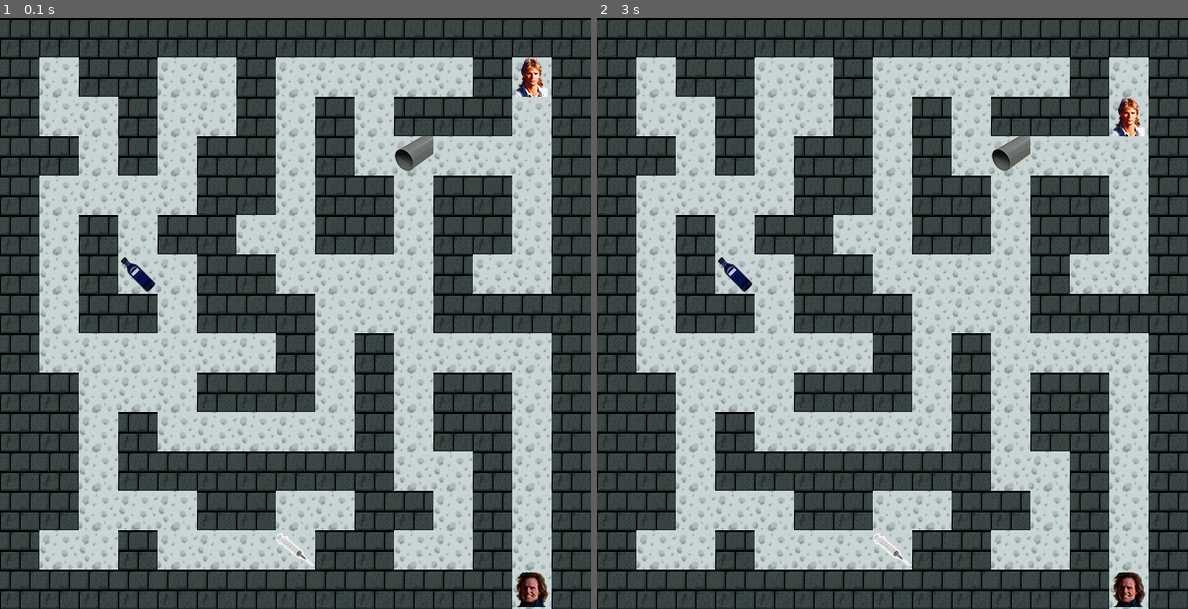
Above: before the commit, frames 1-2 (left to right).
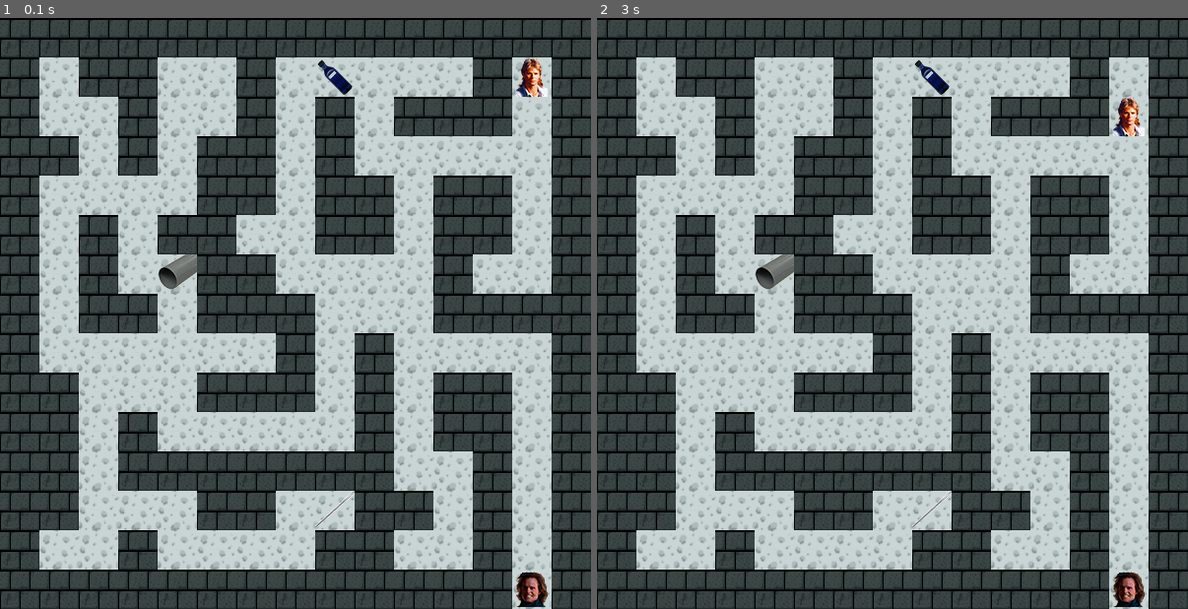
Above: after the commit, the same moments.

Repository: Adelaidee88/OCPython_projet3
Game: pygame game, started from labyrinthe.py
The game is run twice, just before and just after one commit, with the same random seed, the same clock (stepped at 60 frames per second) and the same inputs.
Inputs:
- Up to frame 1 (0.1 s): no input
- Up to frame 2 (3 s): tap Enter at 0.33 s; hold Right 0.67-1.13 s; hold Up 1.17-1.63 s; hold Left 2.17-2.7 s; hold Down from 2.73 s (still down)

The runs differ from the first frame. In frame 1, 0.9% of the frame differs, in the area x 20-74%, y 7-93%; in frame 2, 0.9%.

Commit message:
Nettoyage des fichiers inutiles, fin du jeu presque codee, ajout des ecrans de fin

Diff:
--- a/carre.py
+++ /dev/null
@@ -1,14 +0,0 @@
-class Square:
-    # self.x = -1
-    # self.y = -1
-
-    def __init__(self, x, y, name):
-        self.x = x
-        self.y = y
-        self.name = name
-
-    # def salutation(self):
-        # print("Bonjour !")
-
-    def __str__(self):
-        return str(self.x) + " " + str(self.y) + " " + str(self.name)
--- a/laby_base.py
+++ /dev/null
@@ -1,51 +0,0 @@
-import pygame, sys
-from pygame.locals import *
-
-
-
-pygame.init()
-
-windowSurface = pygame.display.set_mode((600, 600), 0, 32)
-pygame.display.set_caption('Labyrinthe')
-
-BLACK = (0, 0, 0)
-WHITE = (255, 255, 255)
-RED = (255, 0, 0)
-GREEN = (0, 255, 0)
-BLUE = (0, 0, 255)
-YELLOW = (255, 255, 0)
-
-i = 0
-while i < 600:
-    j = 0
-    while j < 600:
-        pygame.draw.rect(windowSurface, WHITE, (i, j, 40, 40))
-        pygame.draw.rect(windowSurface, BLUE, (i , j+40, 40, 40))
-        j = j + 80
-    i = i + 80
-
-i = 40
-while i < 600:
-    j = 0
-    while j < 600:
-        pygame.draw.rect(windowSurface, YELLOW, (i, j+40, 40, 40))
-        pygame.draw.rect(windowSurface, BLUE, (i, j, 40, 40))
-        j = j + 80
-    i = i + 80
-
-
-pygame.display.update()
-
-# run the game loop
-while True:
-    for event in pygame.event.get():
-        if event.type == QUIT:
-            pygame.quit()
-            sys.exit()
-
-
-# https://www.pygame.org/docs/ref/image.html
-# https://www.pygame.org/docs/ref/key.html
-# placer MacGyver, Murdock et murs sur la carte, faire que Mac puisse se déplacer avec les touches
-# bonus : vérifier les collisions donc la position de Mac et voir si avec déplacement on tombe sur mur (avec double indice
-# entre crochets)
--- a/labyrinthe.py
+++ b/labyrinthe.py
@@ -1,10 +1,11 @@
 import pygame, sys
 from pygame.locals import *
 from parse import parse
-from carre import Square
+from square import Square
 from macgyver import Macgyver
 from loot import Loot
 import random
+from murdock import Murdock
 from map import Map
 
 
@@ -24,14 +25,15 @@
 
 
 def way():
+    """Create a list of unoccupied cases"""
     way = []
     i = 0
     while i < 15:
         j = 0
         while j < 15:
             case = Square(i, j, maze[i][j])
-            valeur_case = case.name
-            if valeur_case == " ":
+            value_case = case.name
+            if value_case == " ":
                 way.append(case)
             j = j + 1
         i = i + 1
@@ -52,98 +54,163 @@
 BLUE = (0, 0, 255)
 YELLOW = (255, 255, 0)
 
-img_mur = pygame.image.load("mur.png")
-img_sol = pygame.image.load("sol.png")
+# importation des images
+img_mur = pygame.image.load("wall.png")
+img_sol = pygame.image.load("ground.png")
 img_murd = pygame.image.load("murd.png")
+img_macgyver = pygame.image.load("macg.png")
+img_needle = pygame.image.load("needle.png")
+inv_needle = pygame.image.load("needle_loot.png")
+img_tube = pygame.image.load("tube.png")
+inv_tube = pygame.image.load("tube_loot.png")
+img_ether = pygame.image.load("ether.png")
+inv_ether = pygame.image.load("ether_loot.png")
+screen_win = pygame.image.load("screen_win.png")
+screen_lose = pygame.image.load("screen_lose.png")
+
+pygame.mixer.music.load("bonk.wav")  # importation du son de collision
+
+murdock = Murdock(520, 560, "murdock") # création de l'objet Murdock
+
 
 def draw_laby():
+    """Draws the labyrinth from the list created from maze.txt"""
     i = 0
-    while i < 600:  # boucle de couleur des cases selon valeur name de maze (remplacer plus tard par une image, cf pygame.Surface.blit)
+    while i < 600:  # boucle de couleur des cases selon valeur name de maze
         j = 0
         while j < 600:
             case = Square(i // 40, j // 40, maze[i // 40][j // 40])
-            valeur_case = case.name
-
-            if valeur_case == "x":
+            value_case = case.name
+
+            if value_case == "x":
                 windowSurface.blit(img_mur, (case.x*40, case.y*40))
-            elif valeur_case == " ":
+            elif value_case == " ":
                 windowSurface.blit(img_sol, (case.x * 40, case.y * 40))
-            #elif valeur_case == "m":
-                #color = BLUE
+            elif value_case == "m":
+                windowSurface.blit(img_sol, (case.x * 40, case.y * 40))
             else:
-                windowSurface.blit(img_murd, (case.x * 40, case.y * 40))
-            #pygame.draw.rect(windowSurface, color, (i, j, 40, 40))
+                windowSurface.blit(img_murd, (murdock.x, murdock.y))
             j = j + 40
         i = i + 40
 
 
-# définir pos_macgyver depuis case avec "m" dans maze
-
-
-pos_macgyver = Macgyver (520, 40, "m")  # position directe de mac, mais pas récupérée de maze
-img_macgyver = pygame.image.load("macg.png")
-
-objets = random.sample(way(), 3)  #isoler les cases libres
-
-needle = objets[0]
-pos_needle = Loot(needle.x*40, needle.y*40, "o")
-img_needle = pygame.image.load("needle.png")
-
-tube = objets[1]
-pos_tube = Loot(tube.x*40, tube.y*40, "o")
-img_tube = pygame.image.load("tube.png")
-
-ether = objets[2]
-pos_ether = Loot(ether.x*40, ether.y*40, "o")
-img_ether = pygame.image.load("ether.png")
-
+pos_macgyver = Macgyver(520, 40, "m")  # création de l'objet MacG
+
+objets = random.sample(way(), 3)  # prend 3 positions dans la liste de cases vides créée par la fonction way()
+
+needle = objets[0]  # l'aiguille est le premier objet de la liste random
+pos_needle = Loot(needle.x*40, needle.y*40, "needle")  # création de l'objet needle
+
+tube = objets[1]  # le tube est le deuxième objet de la liste random
+pos_tube = Loot(tube.x*40, tube.y*40, "tube")  # création de l'objet tube
+
+ether = objets[2]  # l'ether est le troisième objet de la liste random
+pos_ether = Loot(ether.x*40, ether.y*40, "ether")  # création de l'objet ether
+
+win = False
+lose = False
 
 while 1:
     for event in pygame.event.get():
+
+        # déplacement
         if event.type == pygame.KEYDOWN :
             if event.key == pygame.K_LEFT:  # si flèche gauche
                 if maze[pos_macgyver.x//40 - 1][pos_macgyver.y//40] == " ":
                     pos_macgyver.x = pos_macgyver.x - 40  # se déplace vers la gauche
+                else:
+                    pygame.mixer.music.play()
             elif event.key == pygame.K_UP:  # si flèche haut
                 if maze[pos_macgyver.x//40][pos_macgyver.y//40 - 1] == " ":
                     pos_macgyver.y = pos_macgyver.y - 40  # se déplace vers le haut
-            elif  event.key == pygame.K_RIGHT:  # si flèche droite
+                else:
+                    pygame.mixer.music.play()
+            elif event.key == pygame.K_RIGHT:  # si flèche droite
                 if maze[pos_macgyver.x//40 + 1][pos_macgyver.y//40] == " ":
                     pos_macgyver.x = pos_macgyver.x + 40  # se déplace vers la droite
-            elif  event.key == pygame.K_DOWN:  # si flèche bas
-                if maze[pos_macgyver.x//40][pos_macgyver.y//40 + 1] == " ":
+                else:
+                    pygame.mixer.music.play()
+            elif event.key == pygame.K_DOWN:  # si flèche bas
+                if maze[pos_macgyver.x//40][pos_macgyver.y//40 + 1] == " " or maze[pos_macgyver.x//40][pos_macgyver.y//40 + 1] == "v":
                     pos_macgyver.y = pos_macgyver.y + 40  # se déplace vers le bas
+                else:
+                    pygame.mixer.music.play()  # joue le bruit de collision
             else:
                 pass
+
+        # loot des objets
+        if pos_macgyver.x == pos_needle.x and pos_macgyver.y == pos_needle.y:  # si MacG arrive sur l'aiguille
+            pos_needle.picked = True
+            pos_macgyver.loot[0] = True
+        if pos_macgyver.x == pos_tube.x and pos_macgyver.y == pos_tube.y:  # si MacG arrive sur le tube
+            pos_tube.picked = True
+            pos_macgyver.loot[1] = True
+        if pos_macgyver.x == pos_ether.x and pos_macgyver.y == pos_ether.y:  # si MacG arrive sur l'ether
+            pos_ether.picked = True
+            pos_macgyver.loot[2] = True
+
+        # fin du jeu
+        if pos_macgyver.x == murdock.x and pos_macgyver.y == murdock.y:  # MacG arrive sur Murdock
+            if pos_macgyver.loot[0] and pos_macgyver.loot[1] and pos_macgyver.loot[2]:
+                win = True
+                if event.type == pygame.KEYDOWN:
+                    if event.key == pygame.K_c:  # relance le jeu
+                        # regrouper toutes ces conditions dans un truc "conditions initiales"
+                        win = False
+                        lose = False
+                        pos_needle.picked = False
+                        pos_macgyver.loot[0] = False
+                        pos_tube.picked = False
+                        pos_macgyver.loot[1] = False
+                        pos_ether.picked = False
+                        pos_macgyver.loot[2] = False
+                        pos_macgyver = Macgyver(520, 40, "m")
+                        # coordonnées aléatoires des loots
+                    if event.key == pygame.K_a:
+                        sys.exit()
+                    else:
+                        pass
+            else:
+                lose = True
+                if event.type == pygame.KEYDOWN:
+                    if event.key == pygame.K_c:  # relance le jeu
+                        # regrouper toutes ces conditions dans un truc "conditions initiales"
+                        win = False
+                        lose = False
+                        pos_needle.picked = False
+                        pos_macgyver.loot[0] = False
+                        pos_tube.picked = False
+                        pos_macgyver.loot[1] = False
+                        pos_ether.picked = False
+                        pos_macgyver.loot[2] = False
+                        pos_macgyver = Macgyver(520, 40, "m")
+                        # coordonnées aléatoires des loots
+                    if event.key == pygame.K_a:
+                        sys.exit()
+                    else:
+                        pass
         if event.type == pygame.QUIT:
             sys.exit()
 
-
-    # print(str(pos_macgyver.x) + " " + str(pos_macgyver.y))
-
-    # pygame.Surface.blit pour dessiner une image sur une autre (avec Surface((40, 40)) ?), l'utiliser à un moment pour
-    # mettre des textures sur le labyrinthe, selon la valeur de la lettre des coord dans maze
+    # commencer cours P4 ou revoir code
+    # préparer papier de soutenance
 
     draw_laby()
-    windowSurface.blit(img_needle, (pos_needle.x, pos_needle.y))
-    windowSurface.blit(img_tube, (pos_tube.x, pos_tube.y))
-    windowSurface.blit(img_ether, (pos_ether.x, pos_ether.y))
     windowSurface.blit(img_macgyver, (pos_macgyver.x, pos_macgyver.y))
+    if pos_needle.picked == False:
+        windowSurface.blit(img_needle, (pos_needle.x, pos_needle.y))  # affiche l'aiguille dans le labyrinthe
+    else:
+        windowSurface.blit(inv_needle, (0, 0))  # affiche l'aiguille dans l'inventaire
+    if pos_tube.picked == False:
+        windowSurface.blit(img_tube, (pos_tube.x, pos_tube.y))  # affiche le tube dans le labyrinthe
+    else:
+        windowSurface.blit(inv_tube, (0, 40))  # affiche le tube dans l'inventaire
+    if pos_ether.picked == False:
+        windowSurface.blit(img_ether, (pos_ether.x, pos_ether.y))  # affiche l'ether dans le labyrinthe
+    else:
+        windowSurface.blit(inv_ether, (0, 80))  # affiche l'ether dans l'inventaire
+    if win == True:
+        windowSurface.blit(screen_win, (0, 0))  # affiche l'écran de victoire
+    if lose == True:
+        windowSurface.blit(screen_lose, (0, 0))  # affiche l'écran de défaite
     pygame.display.update()
-
-
-# run the game loop
-while True:
-    for event in pygame.event.get():
-        if event.type == QUIT:
-            pygame.quit()
-            sys.exit()
-
-
-# https://www.pygame.org/docs/ref/image.html
-# https://www.pygame.org/docs/ref/key.html
-# placer MacGyver, Murdock et murs sur la carte, faire que Mac puisse se déplacer avec les touches
-# bonus : vérifier les collisions donc la position de Mac et voir si avec déplacement on tombe sur mur (avec double indice
-# entre crochets)
-
-# objets qui apparaissent à looter
--- a/loot.py
+++ b/loot.py
@@ -1,6 +1,8 @@
 class Loot:
+    """Loot characterized by coordinates, name and picked status"""
 
     def __init__(self, x, y, name):
         self.x = x
         self.y = y
         self.name = name
+        self.picked = False
--- a/macgyver.py
+++ b/macgyver.py
@@ -1,8 +1,9 @@
 class Macgyver:
+    """The hero, MacGyver, with the coordinates of his position, his name and
+    if he had loot objects"""
 
     def __init__(self, x, y, name):
         self.x = x
         self.y = y
         self.name = name
-
-        # liste de loot en tuple (objet, T/F)
+        self.loot = [False, False, False]  # liste de loot
--- a/map.py
+++ b/map.py
@@ -1,4 +1,4 @@
-from carre import *
+from square import *
 
 
 class Map:
--- a/maze.txt
+++ b/maze.txt
@@ -1,5 +1,5 @@
 xxxxxxxxxxxxxxx
-x  x     xxxx x
+x  x     xxxxmx
 xx   xxx      x
 xxxx   x  xx xx
 x    x     x  x
--- /dev/null
+++ b/murdock.py
@@ -0,0 +1,7 @@
+class Murdock:
+    """The villain characterized by his coordinates and his name"""
+
+    def __init__(self, x, y, name):
+        self.x = x
+        self.y = y
+        self.name = name
--- a/parse.py
+++ b/parse.py
@@ -1,7 +1,8 @@
 import sys
 
+
 def parse(s):
-    #print(len(s))
+    """Put a string of 15 characters into a list if they are x, " ", m, v or o"""
     ret = []
     for caracter in s:
         if caracter == "x" or caracter == " " or caracter == "m" or caracter == "v" or caracter == "o":
--- a/pygame_test.py
+++ /dev/null
@@ -1,66 +0,0 @@
-import pygame, sys
-from pygame.locals import *
-
-# set up pygame
-pygame.init()
-
-# set up the window
-windowSurface = pygame.display.set_mode((500, 400), 0, 32)
-pygame.display.set_caption('Hello world!')
-
-# set up the colors
-BLACK = (0, 0, 0)
-WHITE = (255, 255, 255)
-RED = (255, 0, 0)
-GREEN = (0, 255, 0)
-BLUE = (0, 0, 255)
-YELLOW = (255, 255, 0)
-
-# set up fonts
-basicFont = pygame.font.SysFont(None, 48)
-
-# set up the text
-text = basicFont.render('Hello world!', True, WHITE, BLUE)
-textRect = text.get_rect()
-textRect.centerx = windowSurface.get_rect().centerx
-textRect.centery = windowSurface.get_rect().centery
-
-# draw the white background onto the surface
-windowSurface.fill(WHITE)
-
-# draw a green polygon onto the surface
-pygame.draw.polygon(windowSurface, GREEN, ((146, 0), (291, 106), (236, 277), (56, 277), (0, 106)))
-
-# draw some blue lines onto the surface
-pygame.draw.line(windowSurface, BLUE, (60, 60), (120, 60), 4)
-pygame.draw.line(windowSurface, BLUE, (120, 60), (60, 120))
-pygame.draw.line(windowSurface, BLUE, (60, 120), (120, 120), 4)
-
-# draw a blue circle onto the surface
-pygame.draw.circle(windowSurface, BLUE, (300, 50), 20, 0)
-pygame.draw.circle(windowSurface, YELLOW, (450, 50), 30)
-
-# draw a red ellipse onto the surface
-pygame.draw.ellipse(windowSurface, RED, (300, 250, 40, 80), 1)
-
-# draw the text's background rectangle onto the surface
-pygame.draw.rect(windowSurface, RED, (textRect.left - 20, textRect.top - 20, textRect.width + 40, textRect.height + 40))
-pygame.draw.rect(windowSurface, GREEN, (0, 300, 50, 50))
-
-# get a pixel array of the surface
-pixArray = pygame.PixelArray(windowSurface)
-pixArray[480][380] = BLACK
-del pixArray
-
-# draw the text onto the surface
-windowSurface.blit(text, textRect)
-
-# draw the window onto the screen
-pygame.display.update()
-
-# run the game loop
-while True:
-    for event in pygame.event.get():
-        if event.type == QUIT:
-            pygame.quit()
-            sys.exit()
--- a/square.py
+++ b/square.py
@@ -1,8 +1,3 @@
-import sys
-import random # pour le random.sample sinon,
-# from random import sample # dans ce cas remplacer random.sample() par sample()
-
-
 class Square:
     # self.x = -1
     # self.y = -1
@@ -12,74 +7,8 @@
         self.y = y
         self.name = name
 
-    def salutation(self):
-        print("Bonjour !")
+    # def salutation(self):
+        # print("Bonjour !")
 
     def __str__(self):
         return str(self.x) + " " + str(self.y) + " " + str(self.name)
-
-
-#square = Square(1, 2, "m")
-#print(square.x)
-#print(square.y)
-#square.salutation()
-# 5 caractères differents sur la map pour le debug x pour un mur, espace pour une case libre, m pour McGyver,
-# v pour vilain, o pour le loot
-
-valid_carac = "x mvo"
-map = [["o", "x", " ", " ", "x", "o", "x", " ", " ", "x", "o", "x", " ", " ", "x"], ["o", "x", " ", " ", "x", "o", "x", " ", " ", "x", "o", "x", " ", " ", "x"], ["o", "x", " ", " ", "x", "o", "x", " ", " ", "x", "o", "x", " ", " ", "x"]]
-# liste de test pour voir si # parse() renvoie bien une liste quand une liste en paramètre
-list_valid = []
-
-
-def parse(s):
-    #print(len(s))
-    ret = []
-    for caracter in s:
-        if caracter == "x" or caracter == " " or caracter == "m" or caracter == "v" or caracter == "o":
-            ret.append(caracter) # transformer la suite de caracteres en liste
-        else:
-            print("erreur1")
-            sys.exit(-1)
-    if len(ret) != 15:
-        print("erreur2") # si la longueur de la chaine de caractères valides est différente de 15
-        sys.exit(-1)           # quitte le programme
-    return ret
-
-# automatisation pour passer une liste, une liste de liste, ou un fichier
-
-# liste de liste pour coordonnées ? avec liste_lignes de liste_valid qui correpond à une ligne, et donc 15 entrées dans
-# liste_lignes
-# juste une liste de coordonnées ? sur la base de coordonnee = [(square.x, square.y)] avec x et y de 1 à 15
-# stockage coordonnées des cases vides liste free_square. On ajoute coordonnées à la liste quand caracter == " "
-# random.sample(free_square, 3) et y placer o
-
-
-for line in map:
-    list_valid.append(parse(line))
-
-print(list_valid[0][0])
-
-for l in list_valid:
-    print(l)
-
-i = 0
-while i < len(list_valid):
-    j = 0
-    while j < len(list_valid[i]):
-        test = Square(i, j, list_valid[i][j])
-        print(test)
-        j = j + 1
-    i = i + 1
-
-
-
-# parse("nope")
-
-# parse retourne une liste de caractères valides, vérifier que la ligne fait 15x15 ni plus ni moins sinon quit,
-# automatiser pour pouvoir passer liste, liste de liste, ou un fichier qui contient du texte (une des deux)
-# cours https://docs.python.org/2/library/random.html pour mettre aléatoirement des o sur des cases
-# retranscrire implémentation pour le projet
-
-# preparer un fichier texte sous la forme d'une map valide de 15x15 avec "x mv" (pas les objets) que je dois lire,
-# le parser, ajouter le tout dans une map, l'afficher pour voir si ça marche. (code à modifier)
--- a/test.py
+++ /dev/null
@@ -1,33 +0,0 @@
-from parse import parse
-from carre import Square
-
-laby = open("maze.txt", "r")  # ouverture du fichier maze.txt
-contenu = laby.read()  # renvoie le contenu du fichier
-
-
-maze = []  # création de la liste finale du laby (= list_valid)
-maze_list = []  # création de la liste de liste de ligne (= map)
-maze_str = contenu.splitlines()  # séparation de chaque ligne du fichier en liste de chaines de caractères
-
-#print(maze_str)  # visuel de la liste de chaines de caractère
-
-for line in maze_str:
-    maze_list.append(parse(line))  # on parse chaque ligne de caractère pour avoir une liste de listes
-
-#print(maze_list)  # visuel de la liste de listes
-
-for line in maze_list:
-    maze.append(parse(line))  # on parse chaque liste de listes
-
-
-#for l in maze:
-    #print(l)
-
-i = 0
-while i < len(maze):
-    j = 0
-    while j < len(maze[i]):
-        test = Square(i, j, maze[i][j])
-        #print(test)
-        j = j + 1
-    i = i + 1
Binary file added: ether_loot.png
Renamed: sol.png -> ground.png
Binary file changed: needle.png
Binary file added: needle_loot.png
Binary file added: screen_lose.png
Binary file added: screen_win.png
Binary file added: tube_loot.png
Renamed: mur.png -> wall.png
Not shown, added: bonk.wav
